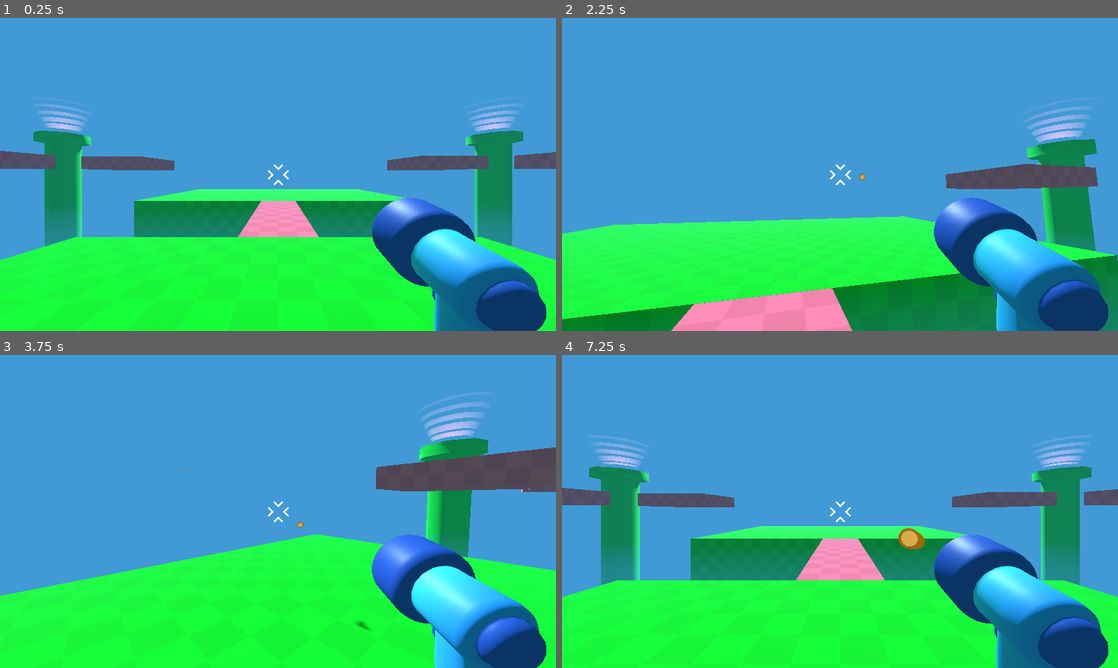
Above: before the commit, frames 1-4 (two rows, left to right).
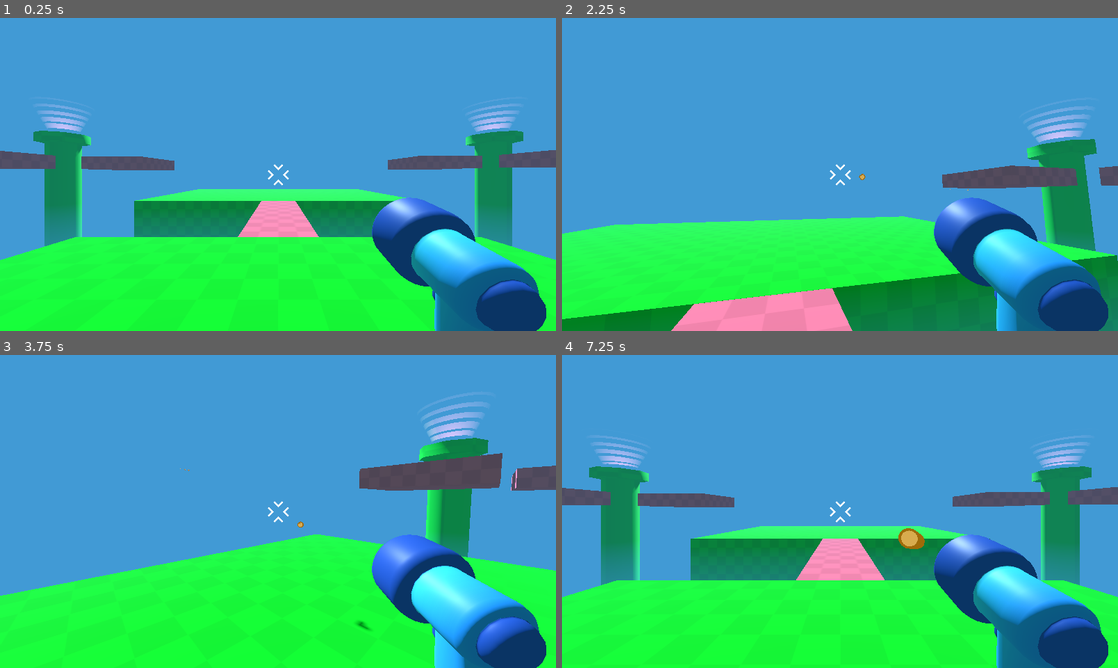
Above: after the commit, the same moments.

Repository: johnf008/Real3DGame
Game: Godot game, scene res://Game.tscn
Same seed, same stepped clock (60 frames per second), same inputs: the game is played once before the commit and once after it.
Inputs (mouse positions are in pixels of both pictures, inside the frame that each line leads up to):
- Up to frame 1 (0.25 s): no input
- Up to frame 2 (2.25 s): tap Enter at 0.5 s; move the mouse to (867, 174) at 0.52 s; press the mouse at (867, 174) at 0.53 s; hold W (move_forward) from 0.53 s (still down); tap Space (jump) at 0.77, 1.52 s; move the mouse to (812, 174) at 1.27 s; release the mouse at (812, 174) at 1.28 s; tap Shift (sprint) at 1.35 s; move the mouse to (851, 168) at 2.02 s; press the mouse at (851, 168) at 2.03 s
- Up to frame 3 (3.75 s): keep holding W (move_forward); move the mouse to (272, 517) at 2.77 s; release the mouse at (272, 517) at 2.78 s; tap Shift (sprint) at 2.85 s; tap Space (jump) at 3.02 s; move the mouse to (316, 514) at 3.52 s; press the mouse at (316, 514) at 3.53 s
- Up to frame 4 (7.25 s): tap Space (jump) at 3.77, 4.52, 6.02, 6.5, 6.77 s; move the mouse to (795, 508) at 4.27 s; release the mouse at (795, 508) at 4.28 s; tap Shift (sprint) at 4.35, 5.85 s; move the mouse to (845, 511) at 5.02 s; press the mouse at (845, 511) at 5.03 s; move the mouse to (817, 505) at 5.77 s; release W (move_forward) at 5.78 s; release the mouse at (817, 505) at 5.78 s; hold D (move_right) 5.78-6.53 s; move the mouse to (867, 511) at 6.52 s; press the mouse at (867, 511) at 6.53 s; hold W (move_forward) from 6.53 s (still down)

The runs differ from the first frame. In frame 1, 0.3% of the frame differs, in the area x 69-100%, y 42-49%; in frame 2, 0.6%; in frame 3, 1.0%, in the area x 64-100%, y 29-44%; in frame 4, 0.3%.

Commit message:
Half of the platforms are now regular and half can disappear on impact :D

Diff:
--- a/Game.tscn
+++ b/Game.tscn
@@ -58,18 +58,6 @@
 size = Vector3(5, 1, 5)
 material = ExtResource("2_u44n3")
 
-[node name="CSGBox3D12" type="CSGBox3D" parent="."]
-transform = Transform3D(1, 0, 0, 0, 1, 0, 0, 0, 1, 20.5, 2.5, -13)
-use_collision = true
-size = Vector3(5, 1, 5)
-material = ExtResource("2_u44n3")
-
-[node name="CSGBox3D8" type="CSGBox3D" parent="."]
-transform = Transform3D(1, 0, 0, 0, 1, 0, 0, 0, 1, -19.5, 2.5, 14)
-use_collision = true
-size = Vector3(5, 1, 5)
-material = ExtResource("2_u44n3")
-
 [node name="CSGBox3D10" type="CSGBox3D" parent="."]
 transform = Transform3D(1, 0, 0, 0, 1, 0, 0, 0, 1, -19.5, 2.5, -13)
 use_collision = true
@@ -78,12 +66,6 @@
 
 [node name="CSGBox3D7" type="CSGBox3D" parent="."]
 transform = Transform3D(1, 0, 0, 0, 1, 0, 0, 0, 1, 13.5, 2.5, 19)
-use_collision = true
-size = Vector3(5, 1, 5)
-material = ExtResource("2_u44n3")
-
-[node name="CSGBox3D13" type="CSGBox3D" parent="."]
-transform = Transform3D(1, 0, 0, 0, 1, 0, 0, 0, 1, 13.5, 2.5, -18)
 use_collision = true
 size = Vector3(5, 1, 5)
 material = ExtResource("2_u44n3")
@@ -146,4 +128,10 @@
 transform = Transform3D(1, 0, 0, 0, 1, 0, 0, 0, 1, -13.8424, 2.59828, 18.9094)
 
 [node name="Vanishing_Platform2" parent="." instance=ExtResource("6_r0x5m")]
-transform = Transform3D(1, 0, 0, 0, 1, 0, 0, 0, 1, -13.8424, 2.59828, 13.3015)
+transform = Transform3D(1, 0, 0, 0, 1, 0, 0, 0, 1, -19.5625, 2.59828, 13.3015)
+
+[node name="Vanishing_Platform3" parent="." instance=ExtResource("6_r0x5m")]
+transform = Transform3D(1, 0, 0, 0, 1, 0, 0, 0, 1, 19.8695, 2.59828, -13.4847)
+
+[node name="Vanishing_Platform4" parent="." instance=ExtResource("6_r0x5m")]
+transform = Transform3D(1, 0, 0, 0, 1, 0, 0, 0, 1, 14.1494, 2.59828, -19.0927)
